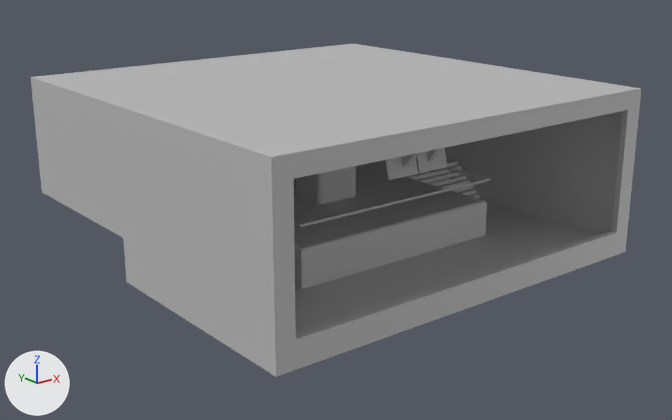
The FBX model Assets/Models/Rooms and Doors/Special Rooms/Control Room.fbx, before and after one commit.
Before and after are seen from a 50 mm camera at (-0.481, -0.769, 0.221) aimed at (-0.019, -0.193, -0.01). The lights are fixed; the arrows at lower left show +X, +Y and +Z. Where no turn or scale is listed for an object, it has been applied to the vertices. Vertices at the same position are counted once.

Names of what the first picture shows: 'Control_Room_v1', 'Hanging_Monitor_1', 'Hanging_Monitor_2', 'Stairs'.
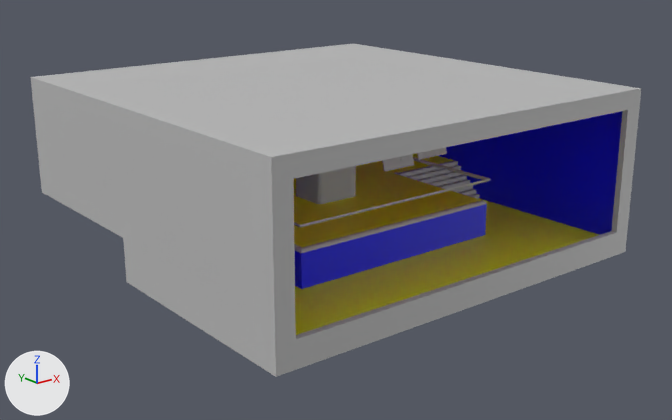
The newer file is also turned or shifted as a whole; pictures and numbers use the older file's frame.

Location of each change, [x1, y1, x2, y2] in pixels of the pictures (672 x 420 px):
'Hanging_Monitor_1', mesh moved: before [417, 148, 447, 173]; after [382, 154, 414, 172]
'Hanging_Monitor_2', mesh moved: before [385, 156, 418, 180]; after [417, 147, 447, 160]
part 3 of me_mesh_003, recoloured (grey to blue): [295, 111, 622, 289] in both
part 4 of me_mesh_003, recoloured (grey to yellow): [294, 157, 599, 335] in both

What the commit changed:
Material 'Roof_Mat' (mat_roof_mat) is new.
Its base color is (1.0, 0.0, 0.0) (red #ff0000).
Material 'Inside_Wall' (mat_inside_wall) is new.
Its base color is (0.0, 0.0, 1.0) (blue #0000ff).
Material 'Floor_Mat' (mat_floor_mat) is new.
Its base color is (1.0, 1.0, 0.0) (yellow #ffff00).
me_mesh_007 has 71 vertices, 62 faces and spans x -0.0144..0.0143, y -0.003..0.003, z -0.0095..0.0094.
me_mesh_007 is used by ob_hanging_monitor_1; location (0.0006, -0.2827, 0.0499).
me_mesh_007 part 2: the whole mesh is moved by (-0.039, -0.0044, 0.0087).
me_mesh_003 has 342 vertices, 356 faces and spans x -0.195..0.155, y -0.355..0.0, z -0.04..0.095.
me_mesh_003 is used by ob_control_room_v1; location (0.0, 0.0, 0.0).
me_mesh_003 part 3: 56 of the faces centred in x -0.19..0.15, y -0.35..-0.005, z -0.025..0.085 switch from mat_lambert1 (grey #bcbcbc) to mat_inside_wall (blue #0000ff).
me_mesh_003 part 4: 58 of the faces centred in x -0.165..0.125, y -0.312..-0.005, z -0.03..0.0 switch from mat_lambert1 (grey #bcbcbc) to mat_floor_mat (yellow #ffff00).
me_mesh_003 now uses material mat_roof_mat (red #ff0000).
me_mesh_006 has 71 vertices, 62 faces and spans x -0.0144..0.0143, y -0.003..0.003, z -0.0095..0.0094.
me_mesh_006 is used by ob_hanging_monitor_2; location (-0.0301, -0.2827, 0.0499).
me_mesh_006 part 1: the whole mesh is moved by (0.0247, -0.0048, 0.0122).
